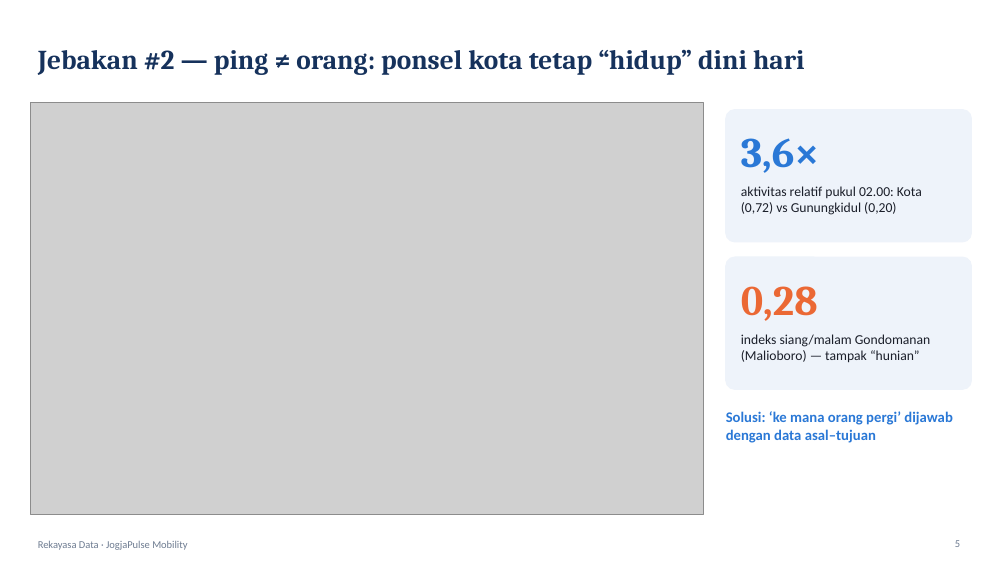
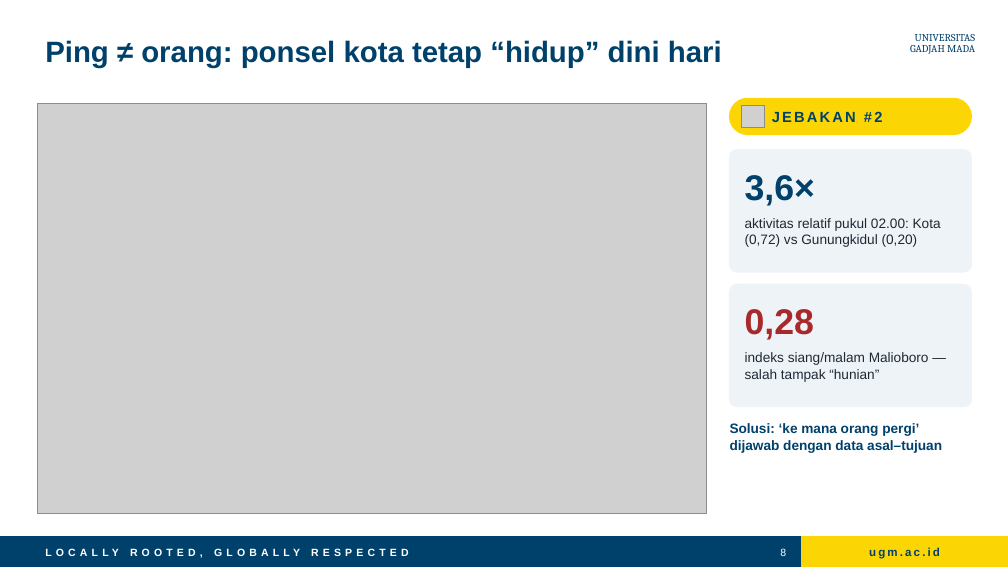
Before and after one commit to ReyMindThink/jogjapulse-mobility, a slide deck: slide 8 of docs/jogjapulse_presentasi.pptx (slide 5 before the commit). Drawn at 1008x567 pixels with LibreOffice and Linux fonts; fonts in the diff are those of the drawing; grey boxes stand for pictures. Boxes give left, top, right and bottom in pixels: in the first picture for what was removed or moved away, otherwise in the second. Text is boxed around its words. In the diff, an @@ line names an element or a change of style, - is before the commit and + after.

```diff
--- a/docs/jogjapulse_presentasi.pptx
+++ b/docs/jogjapulse_presentasi.pptx
@@ title at bbox=[45, 40, 722, 68]: text changed; size 26 to 28 pt; font Cambria to Arial; text colour #16325C to #00416B @@
-Jebakan #2 — ping ≠ orang: ponsel kota tetap “hidup” dini hari
+Ping ≠ orang: ponsel kota tetap “hidup” dini hari
@@ text added at bbox=[910, 34, 976, 54], 10 pt, text #00416B @@
+UNIVERSITAS
+GADJAH MADA
@@ picture: place and size @@
-picture at bbox=[30, 102, 703, 514]
+picture at bbox=[38, 103, 707, 513]
@@ rounded rectangle added at bbox=[730, 98, 972, 135], fill #FBD504, outline #FBD504 1 pt @@
@@ picture added at bbox=[742, 105, 765, 128] @@
@@ text added at bbox=[772, 111, 882, 122], 14 pt, text #00416B, bold @@
+JEBAKAN #2
@@ rounded rectangle at bbox=[730, 150, 972, 272]: fill #EEF3FA to #EEF3F8; outline #EEF3FA 1 pt to #EEF3F8 1 pt; proportions changed @@
@@ rounded rectangle: place and size @@
-rounded rectangle at bbox=[726, 110, 972, 242]
+rounded rectangle at bbox=[730, 150, 972, 272]
@@ text "3,6×": place and size @@
-text "3,6×" at bbox=[741, 138, 819, 173]
+text "3,6×" at bbox=[745, 175, 815, 206]
@@ text "3,6×" at bbox=[745, 175, 815, 206]: size 40 to 34 pt, font Cambria to Arial, text colour #2A78D6 to #00416B @@
@@ text "aktivitas relatif pukul 02.00: Kota ...": place and size @@
-text "aktivitas relatif pukul 02.00: Kota ..." at bbox=[741, 186, 922, 215]
+text "aktivitas relatif pukul 02.00: Kota ..." at bbox=[745, 218, 941, 247]
@@ text "aktivitas relatif pukul 02.00: Kota ..." at bbox=[745, 218, 941, 247]: font Calibri to Arial, text colour #1B1F2A to #1F2933 @@
@@ rounded rectangle: place and size @@
-rounded rectangle at bbox=[726, 257, 972, 389]
+rounded rectangle at bbox=[730, 284, 972, 407]
@@ rounded rectangle at bbox=[730, 284, 972, 407]: fill #EEF3FA to #EEF3F8; outline #EEF3FA 1 pt to #EEF3F8 1 pt; proportions changed @@
@@ text "0,28": place and size @@
-text "0,28" at bbox=[741, 286, 818, 321]
+text "0,28" at bbox=[745, 309, 814, 340]
@@ text "0,28" at bbox=[745, 309, 814, 340]: size 40 to 34 pt, font Cambria to Arial, text colour #EB6834 to #A8292A @@
@@ text at bbox=[745, 352, 929, 382]: text changed; font Calibri to Arial; text colour #1B1F2A to #1F2933 @@
-indeks siang/malam Gondomanan (Malioboro) — tampak “hunian”
+indeks siang/malam Malioboro — salah tampak “hunian”
@@ text "Solusi: ‘ke mana orang pergi’ ...": place and size @@
-text "Solusi: ‘ke mana orang pergi’ ..." at bbox=[726, 411, 952, 443]
+text "Solusi: ‘ke mana orang pergi’ ..." at bbox=[730, 423, 942, 453]
@@ text "Solusi: ‘ke mana orang pergi’ ..." at bbox=[730, 423, 942, 453]: size 14 to 13 pt, font Calibri to Arial, text colour #2A78D6 to #00416B @@
@@ rectangle added at bbox=[0, 537, 1008, 567], fill #00416B, outline #00416B 1 pt @@
@@ rectangle added at bbox=[802, 537, 1008, 567], fill #FBD504, outline #FBD504 1 pt @@
@@ text removed at bbox=[38, 541, 187, 550] @@
-Rekayasa Data · JogjaPulse Mobility
@@ text added at bbox=[130, 548, 409, 558], 10 pt, text #FFFFFF, bold @@
+LOCALLY ROOTED, GLOBALLY RESPECTED
@@ page number added at bbox=[780, 548, 786, 556], 10 pt, text #FFFFFF @@
+8
@@ text added at bbox=[869, 547, 940, 559], 11 pt, text #00416B, bold @@
+ugm.ac.id
@@ page number removed at bbox=[955, 540, 960, 547] @@
-5
```
Also in this commit, not shown: 8 other slides changed, 4 slides added, 1 slide removed, 9 other files.
